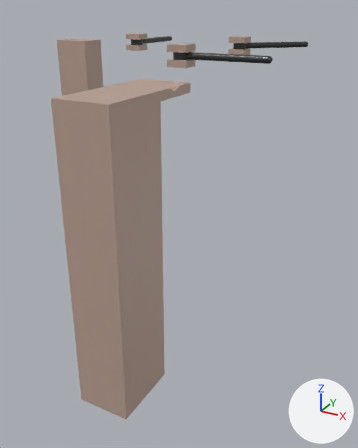
The Blender file Assets/Modelos/Blender/Mundo.blend: old version first, new version second.
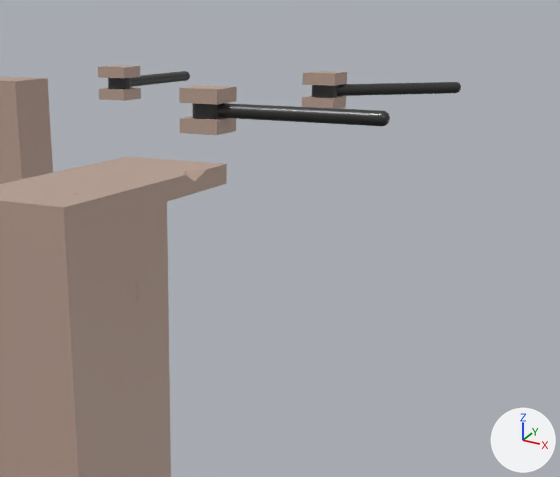
Each version is shown whole from a camera (50 mm lens) standing at (54.8, -71.3, 15.1) and looking at (-21.7, 67.8, -54.4), then close up on the part from 21% to 100% of the width and 0% to 54% of the height. Lighting does not change. The marker at lower right points along +X, +Y and +Z.

Names of what the first close-up shows: 'Cubo.019', 'Cubo.020', 'Cubo.021', 'Cubo.022', 'Círculo', 'Círculo.001', 'Círculo.002', 'Plataforma-M.005', 'Plataforma-M.006'.
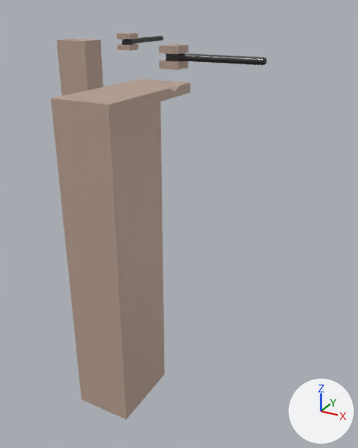
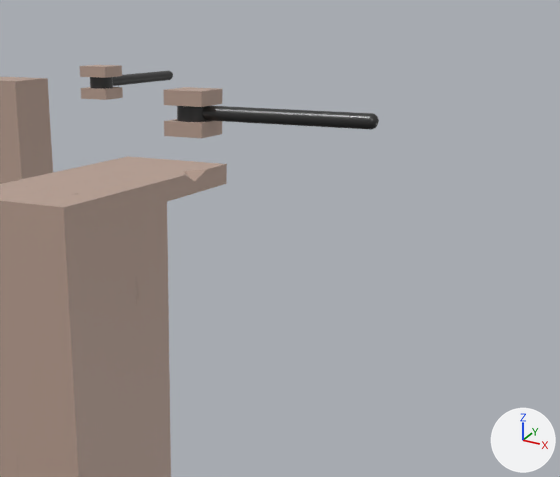
What differs and where, as boxes (x1, y1, x2, y2) in the close-ups (560 x 477 px):
'Círculo', moved: before (192, 103, 390, 126); after (177, 106, 379, 130)
'Cubo.021', moved: before (179, 85, 237, 135); after (163, 87, 222, 138)
'Círculo.002', deleted: before (312, 82, 461, 98)
'Cubo.020', moved: before (98, 65, 141, 101); after (80, 65, 123, 100)
'Círculo.001', moved: before (108, 71, 190, 89); after (90, 71, 173, 89)
'Cubo.022', deleted: before (302, 71, 347, 109)
    faces in mat_pricipal_027: (302, 71, 347, 86)
    faces in mat_pricipal_026: (302, 96, 346, 109)

Edits to the bpy script that builds the scene:
```text
Remove ob_cubo_022:
    ob_cubo_022 = bpy.data.objects.new('Cubo.022', me_cubo_094)
    ob_cubo_022.location = (-17.3, 105.1, 4.1)
    ob_cubo_022.scale = (3.03, 3.03, 1.0)
Remove ob_círculo_002:
    ob_círculo_002 = bpy.data.objects.new('Círculo.002', me_círculo_008)
    ob_círculo_002.location = (-17.3, 105.1, 1.0)
    ob_círculo_002.rotation_euler = (0.0, 0.0, 0.785)  # degrees (0, 0, 45)
    ob_círculo_002.scale = (2.29, 2.29, 2.29)
Change ob_cubo_020:
    ob_cubo_020.location: (-61.4, 105.1, 4.1) -> (-65.8, 105.1, 4.1)
Change ob_círculo_001:
    ob_círculo_001.location: (-61.4, 105.1, 1.0) -> (-65.7, 105.1, 1.0)
Change ob_cubo_021:
    ob_cubo_021.location: (-17.3, 61.2, 4.1) -> (-17.3, 56.8, 4.1)
Change ob_círculo:
    ob_círculo.location: (-17.3, 61.2, 1.0) -> (-17.3, 56.8, 1.0)
```
